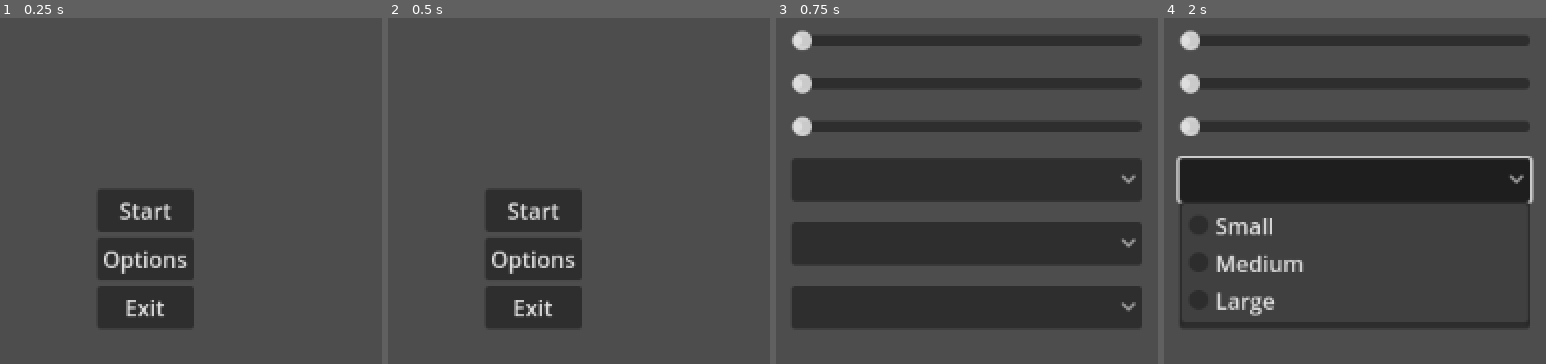
Above: before the commit, frames 1-4 (left to right).
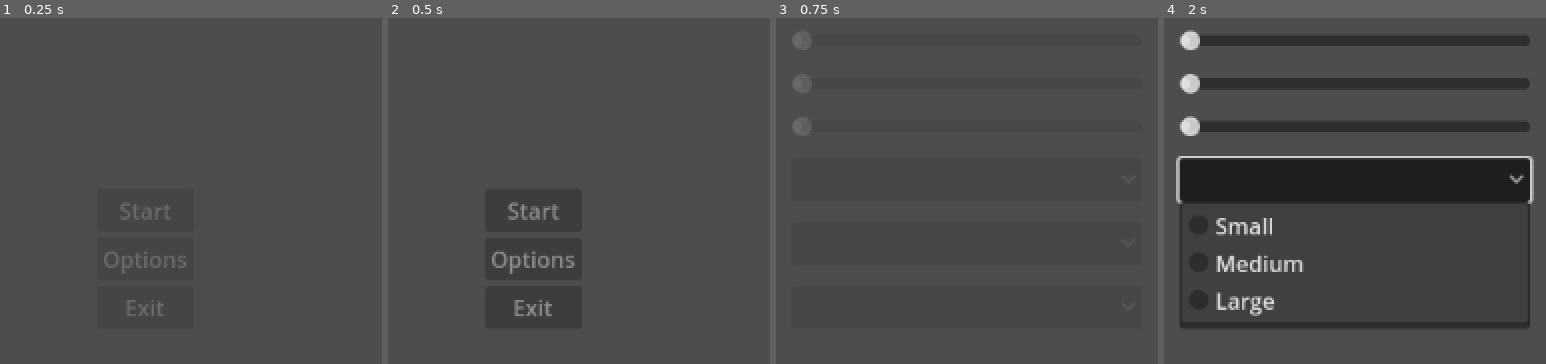
Above: after the commit, the same moments.

Repository: SethBradley/Magic-Girl-Jam
Game: Godot game, scene res://src/screen_start/start_screen.tscn
The game is run twice, just before and just after one commit, with the same random seed, the same clock (stepped at 60 frames per second) and the same inputs.
Inputs (mouse positions are in pixels of both pictures, inside the frame that each line leads up to):
- Up to frame 1 (0.25 s): no input
- Up to frame 2 (0.5 s): no input
- Up to frame 3 (0.75 s): click "Options" at 0.5 s
- Up to frame 4 (2 s): click (1355, 180) at 1.25 s

The runs differ from the first frame. In frame 1, 0.9% of the frame differs, in the area x 27-49%, y 53-87%; in frame 2, 0.9%; in frame 3, 41%, in the area x 4-96%, y 3-90%; in frame 4, nothing differs.

Commit message:
added fade-ins to start and options buttons

Diff:
--- a/src/screen_options/options_menu.tscn
+++ b/src/screen_options/options_menu.tscn
@@ -1,4 +1,40 @@
-[gd_scene format=3 uid="uid://c054ld1rof57w"]
+[gd_scene load_steps=4 format=3 uid="uid://c054ld1rof57w"]
+
+[sub_resource type="Animation" id="Animation_ficko"]
+resource_name = "fade_in"
+tracks/0/type = "value"
+tracks/0/imported = false
+tracks/0/enabled = true
+tracks/0/path = NodePath(".:modulate")
+tracks/0/interp = 1
+tracks/0/loop_wrap = true
+tracks/0/keys = {
+"times": PackedFloat32Array(0, 1),
+"transitions": PackedFloat32Array(1, 1),
+"update": 0,
+"values": [Color(1, 1, 1, 0), Color(1, 1, 1, 1)]
+}
+
+[sub_resource type="Animation" id="Animation_g3p8v"]
+length = 0.001
+tracks/0/type = "value"
+tracks/0/imported = false
+tracks/0/enabled = true
+tracks/0/path = NodePath(".:modulate")
+tracks/0/interp = 1
+tracks/0/loop_wrap = true
+tracks/0/keys = {
+"times": PackedFloat32Array(0),
+"transitions": PackedFloat32Array(1),
+"update": 0,
+"values": [Color(1, 1, 1, 1)]
+}
+
+[sub_resource type="AnimationLibrary" id="AnimationLibrary_d6rgl"]
+_data = {
+&"RESET": SubResource("Animation_g3p8v"),
+&"fade_in": SubResource("Animation_ficko")
+}
 
 [node name="OptionsMenu" type="Control"]
 layout_mode = 3
@@ -52,3 +88,9 @@
 popup/item_1/id = 1
 popup/item_2/text = "Instant"
 popup/item_2/id = 2
+
+[node name="FadePlayer" type="AnimationPlayer" parent="VBoxContainer"]
+libraries = {
+&"": SubResource("AnimationLibrary_d6rgl")
+}
+autoplay = "fade_in"
--- a/src/screen_start/start_screen.gd
+++ b/src/screen_start/start_screen.gd
@@ -1,5 +1,4 @@
 extends Control
-
 
 func _on_start_pressed():
 	pass # Replace with function body.
--- a/src/screen_start/start_screen.tscn
+++ b/src/screen_start/start_screen.tscn
@@ -1,6 +1,42 @@
-[gd_scene load_steps=2 format=3 uid="uid://db4tht5rdbg4f"]
+[gd_scene load_steps=5 format=3 uid="uid://db4tht5rdbg4f"]
 
 [ext_resource type="Script" uid="uid://qo73fl7pfcue" path="res://src/screen_start/start_screen.gd" id="1_xgn5t"]
+
+[sub_resource type="Animation" id="Animation_nohf1"]
+resource_name = "fade_in"
+tracks/0/type = "value"
+tracks/0/imported = false
+tracks/0/enabled = true
+tracks/0/path = NodePath(".:modulate")
+tracks/0/interp = 1
+tracks/0/loop_wrap = true
+tracks/0/keys = {
+"times": PackedFloat32Array(0, 1),
+"transitions": PackedFloat32Array(1, 1),
+"update": 0,
+"values": [Color(1, 1, 1, 0), Color(1, 1, 1, 1)]
+}
+
+[sub_resource type="Animation" id="Animation_lufsh"]
+length = 0.001
+tracks/0/type = "value"
+tracks/0/imported = false
+tracks/0/enabled = true
+tracks/0/path = NodePath(".:modulate")
+tracks/0/interp = 1
+tracks/0/loop_wrap = true
+tracks/0/keys = {
+"times": PackedFloat32Array(0),
+"transitions": PackedFloat32Array(1),
+"update": 0,
+"values": [Color(1, 1, 1, 1)]
+}
+
+[sub_resource type="AnimationLibrary" id="AnimationLibrary_lufsh"]
+_data = {
+&"RESET": SubResource("Animation_lufsh"),
+&"fade_in": SubResource("Animation_nohf1")
+}
 
 [node name="StartScreen" type="Control"]
 layout_mode = 3
@@ -30,6 +66,12 @@
 layout_mode = 2
 text = "Exit"
 
+[node name="FadePlayer" type="AnimationPlayer" parent="VBoxContainer"]
+libraries = {
+&"": SubResource("AnimationLibrary_lufsh")
+}
+autoplay = "fade_in"
+
 [connection signal="pressed" from="VBoxContainer/Start" to="." method="_on_start_pressed"]
 [connection signal="pressed" from="VBoxContainer/Options" to="." method="_on_start_pressed"]
 [connection signal="pressed" from="VBoxContainer/Options" to="." method="_on_options_pressed"]
